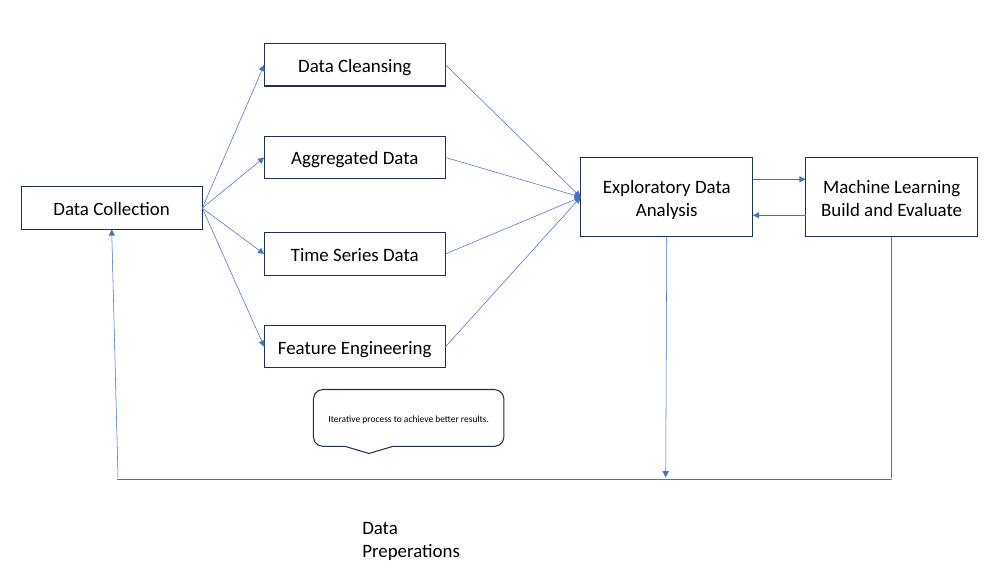
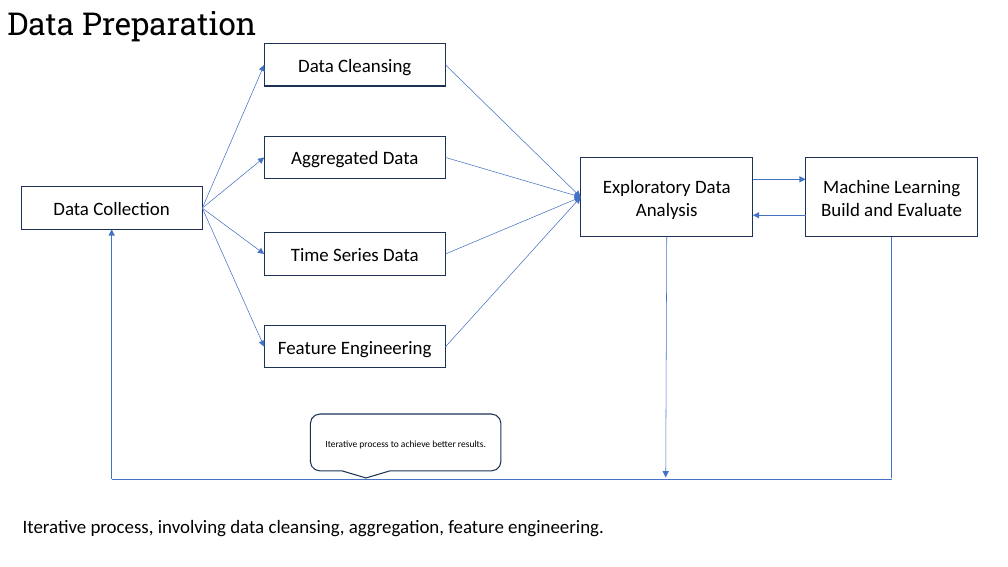
Before and after one commit to raku43/MScDACapstone, a slide deck: slide 6 of PPT_Msc_Capstone.pptx (slide 4 before the commit). Drawn at 1008x567 pixels with LibreOffice and Linux fonts; fonts in the diff are those of the drawing. Boxes give left, top, right and bottom in pixels: in the first picture for what was removed or moved away, otherwise in the second. Text is boxed around its words. In the diff, an @@ line names an element or a change of style, - is before the commit and + after.

```diff
--- a/PPT_Msc_Capstone.pptx
+++ b/PPT_Msc_Capstone.pptx
@@ text added at bbox=[7, 11, 256, 42], 30 pt, text #000000 @@
+Data Preparation
@@ arrow moved from (118, 478) - (112, 229) to (112, 479) - (112, 229) @@
@@ rounded speech box "Iterative process to achieve better ...": place and size @@
-rounded speech box "Iterative process to achieve better ..." at bbox=[314, 389, 504, 446]
+rounded speech box "Iterative process to achieve better ..." at bbox=[311, 414, 501, 471]
@@ line moved from (892, 479) - (117, 479) to (892, 479) - (112, 479) @@
@@ text added at bbox=[23, 520, 604, 537], 18 pt, text #000000 @@
+Iterative process, involving data cleansing, aggregation, feature engineering.
@@ text removed at bbox=[362, 522, 460, 560] @@
-Data Preperations
```
Also in this commit, not shown: 5 other slides changed, 4 slides added.
